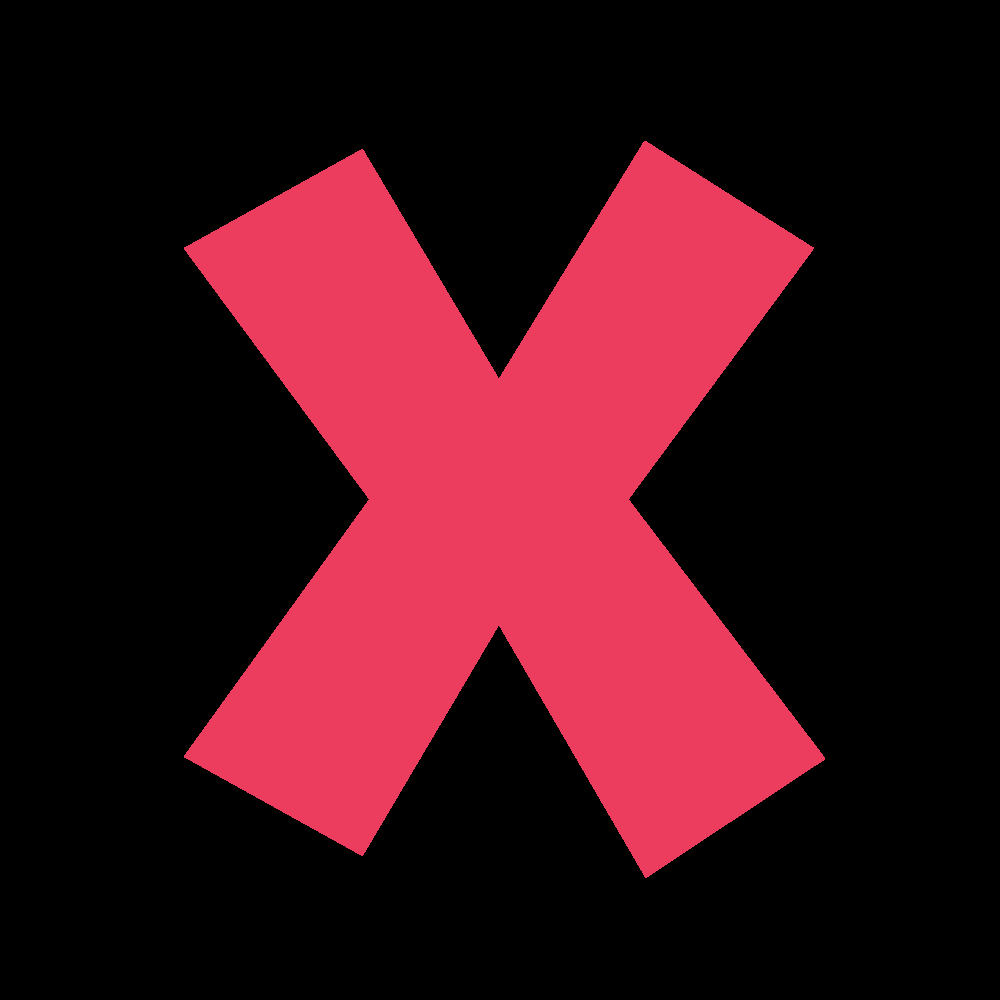
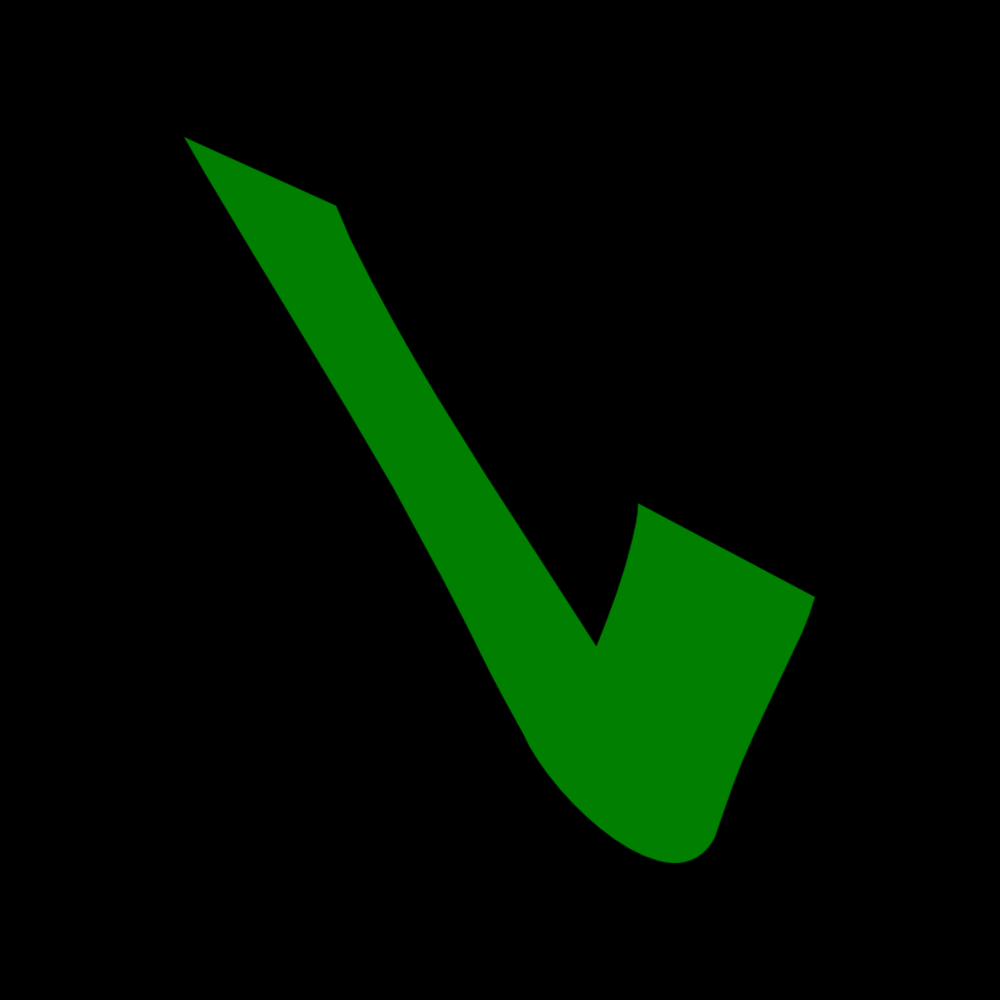
Layers edited between the first and the second 1000px x 1000px image:
removed layer "X" over [184, 141, 825, 878]
added layer "dark-green-check-mark-clip-art-30" above "Rectangle 1" over [184, 137, 815, 863]
